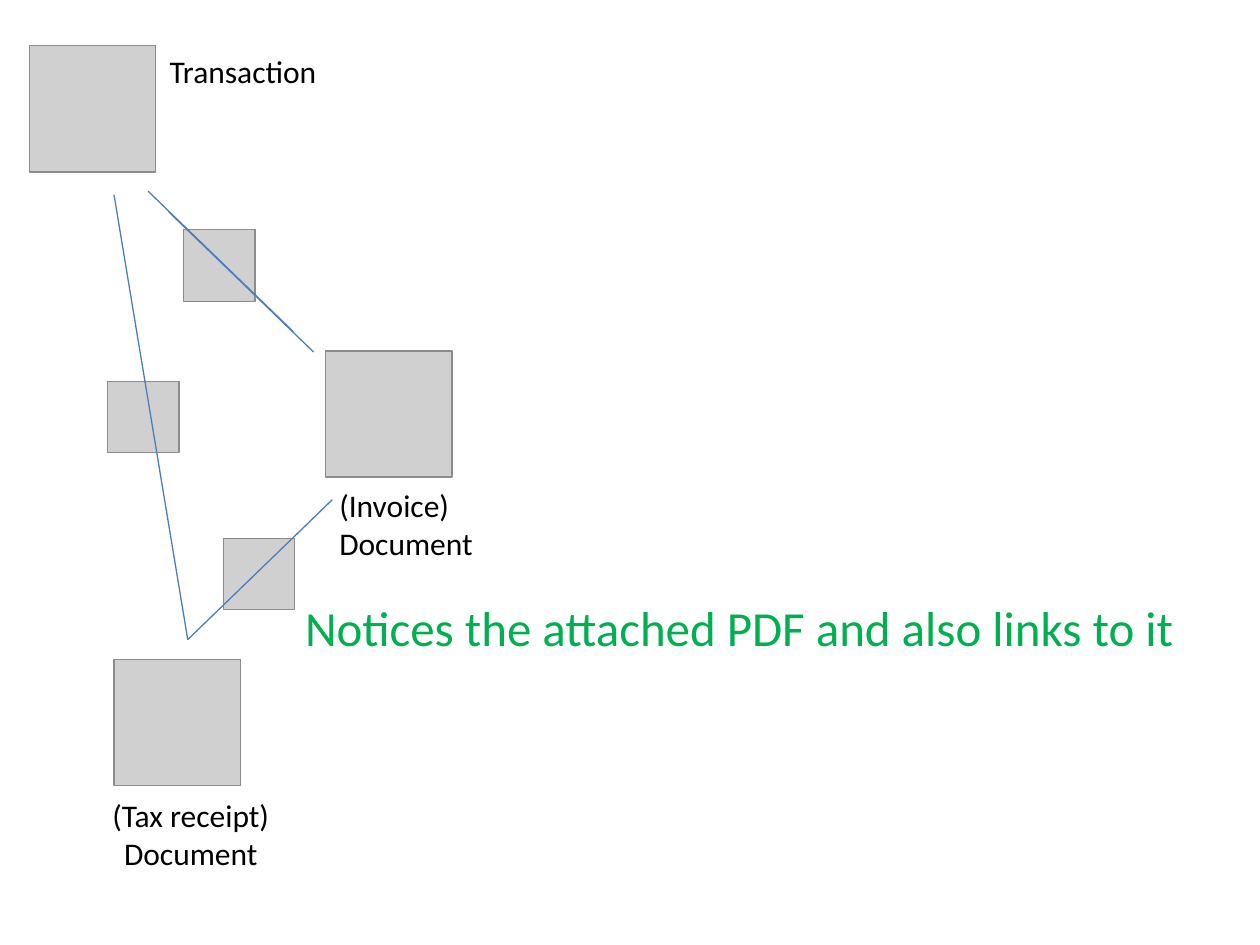
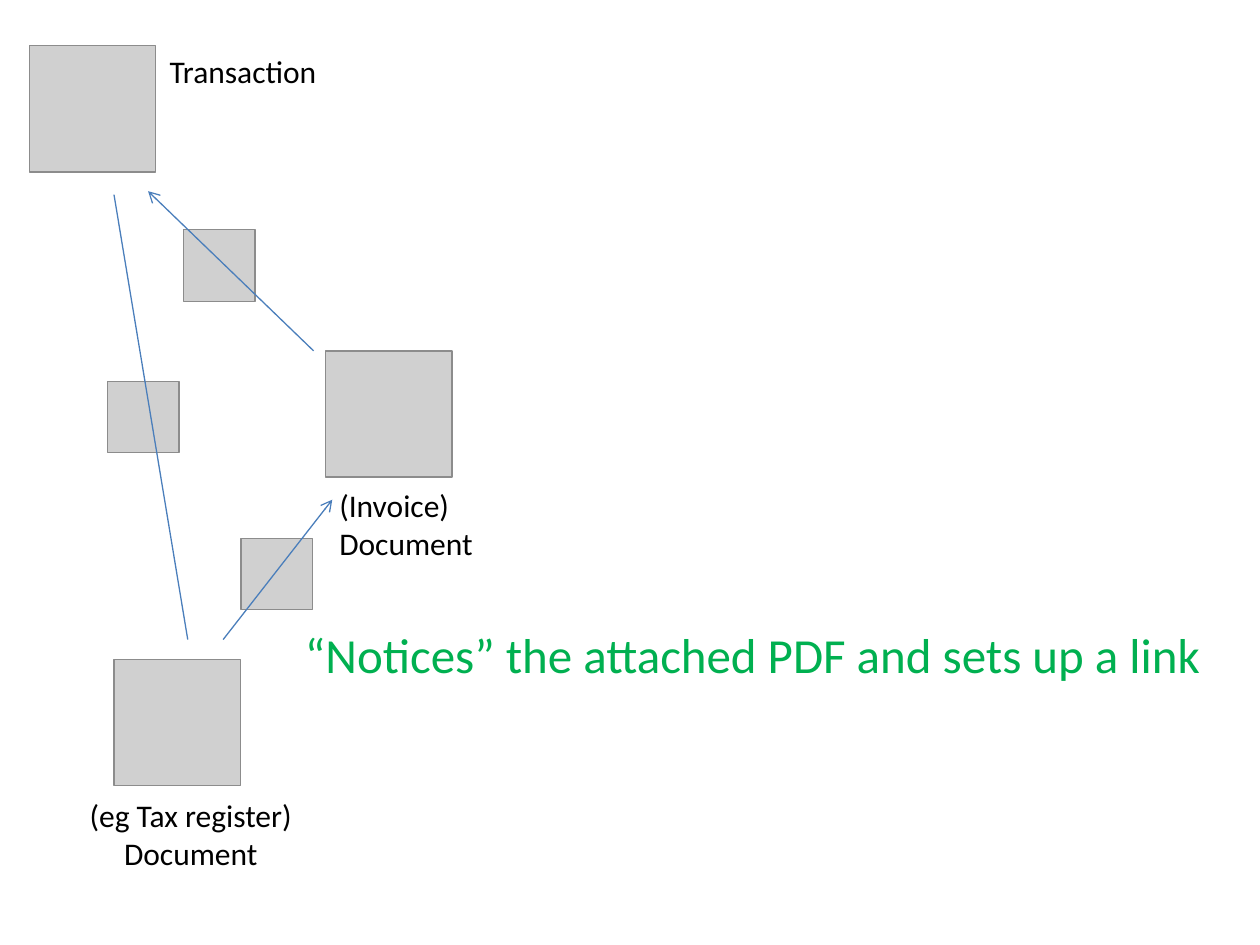
Before and after one commit to estatio/estatio, a slide deck: slide 15 of docs/docs-and-comms/attachments.pptx (slide 21 before the commit). Drawn at 1260x945 pixels with LibreOffice and Linux fonts; fonts in the diff are those of the drawing; grey boxes stand for pictures. Boxes give left, top, right and bottom in pixels: in the first picture for what was removed or moved away, otherwise in the second. Text is boxed around its words. In the diff, an @@ line names an element or a change of style, - is before the commit and + after.

```diff
--- a/docs/docs-and-comms/attachments.pptx
+++ b/docs/docs-and-comms/attachments.pptx
@@ line moved from (149, 192) - (292, 331) to (149, 192) - (314, 350) @@
@@ line (149, 192) - (314, 350): line to arrow @@
@@ line removed from (169, 212) to (314, 352) @@
@@ line moved from (333, 500) - (188, 640) to (333, 500) - (223, 640) @@
@@ line (333, 500) - (223, 640): line to arrow @@
@@ picture: place and size @@
-picture at (223,538,295,610)
+picture at (241,538,312,610)
@@ text at (305,638,1199,681): text changed @@
-Notices the attached PDF and also links to it
+“Notices” the attached PDF and sets up a link
@@ text "(eg Tax register)": place and size @@
-text "(eg Tax register)" at (112,804,269,866)
+text "(eg Tax register)" at (90,804,292,866)
@@ text at (90,804,292,833): text changed @@
-(Tax receipt)
+(eg Tax register)
```
Also in this commit, not shown: 11 other slides changed, 6 slides removed.
